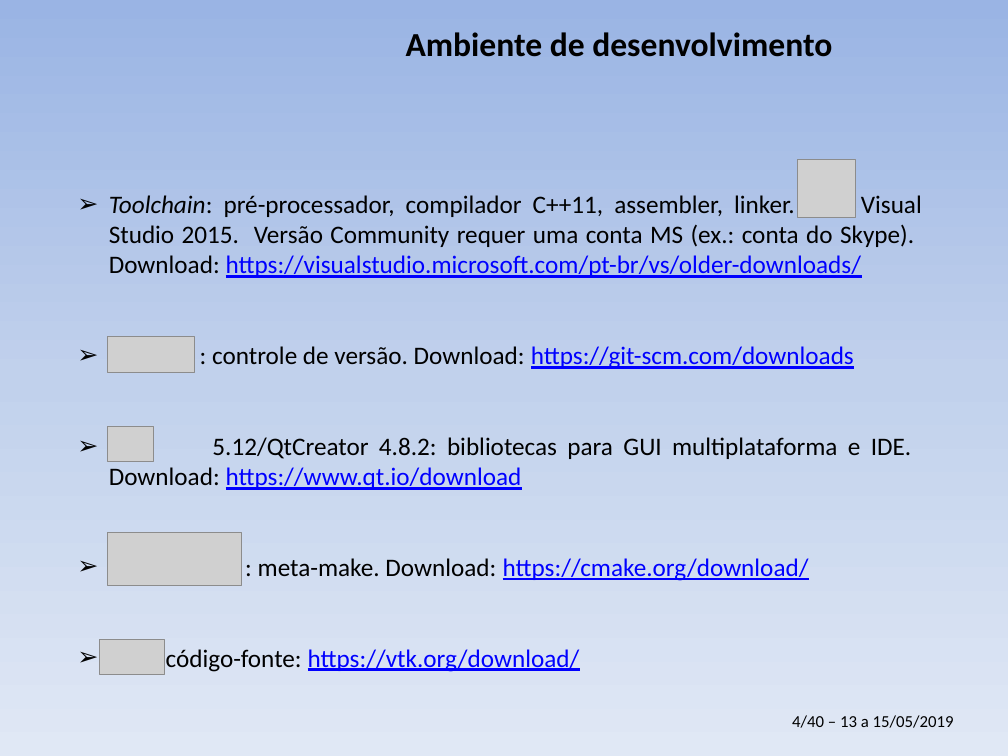
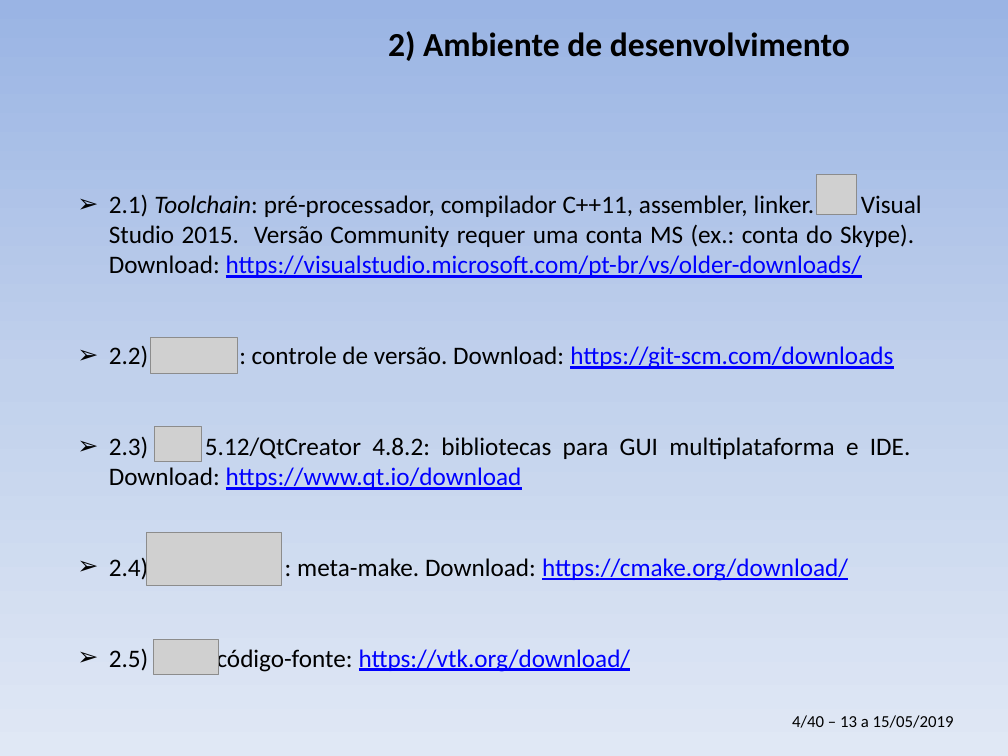
Before and after one commit to PauloCarvalhoRJ/cursoVTKgeo, a slide deck: slide 4 of aulas_3dias/slides_3dias.pptx. Drawn at 1008x756 pixels with LibreOffice and Linux fonts; fonts in the diff are those of the drawing; grey boxes stand for pictures; background and template pictures are left out. Boxes give left, top, right and bottom in pixels: in the first picture for what was removed or moved away, otherwise in the second. Text is boxed around its words. In the diff, an @@ line names an element or a change of style, - is before the commit and + after.

Commit message:
Slides: WIP.

```diff
--- a/aulas_3dias/slides_3dias.pptx
+++ b/aulas_3dias/slides_3dias.pptx
@@ title at (388,31,850,61): text changed @@
-Ambiente de desenvolvimento
+2) Ambiente de desenvolvimento
@@ picture: place and size @@
-picture at (797,159,855,217)
+picture at (816,174,856,214)
@@ text at (109,195,922,673): text changed @@
-➢ Toolchain: pré-processador, compilador C++11, assembler, linker. Visual Studio 2015. Versão Community requer uma conta MS (ex.: conta do Skype). Download: https://visualstudio.microsoft.com/pt-br/vs/older-downloads/
-➢ : controle de versão. Download: https://git-scm.com/downloads
-➢ 5.12/QtCreator 4.8.2: bibliotecas para GUI multiplataforma e IDE. Download: https://www.qt.io/download
-➢ : meta-make. Download: https://cmake.org/download/
-➢ código-fonte: https://vtk.org/download/
+➢ 2.1) Toolchain: pré-processador, compilador C++11, assembler, linker. Visual Studio 2015. Versão Community requer uma conta MS (ex.: conta do Skype). Download: https://visualstudio.microsoft.com/pt-br/vs/older-downloads/
+➢ 2.2) : controle de versão. Download: https://git-scm.com/downloads
+➢ 2.3) 5.12/QtCreator 4.8.2: bibliotecas para GUI multiplataforma e IDE. Download: https://www.qt.io/download
+➢ 2.4) : meta-make. Download: https://cmake.org/download/
+➢ 2.5) código-fonte: https://vtk.org/download/
@@ picture: place and size @@
-picture at (107,337,195,373)
+picture at (150,338,238,374)
@@ picture: place and size @@
-picture at (107,426,153,462)
+picture at (155,426,202,462)
@@ picture: place and size @@
-picture at (107,532,242,585)
+picture at (147,532,282,585)
@@ picture: place and size @@
-picture at (99,639,164,674)
+picture at (153,639,219,674)
```
Also in this commit, not shown: 8 other slides changed, 16 slides added.
